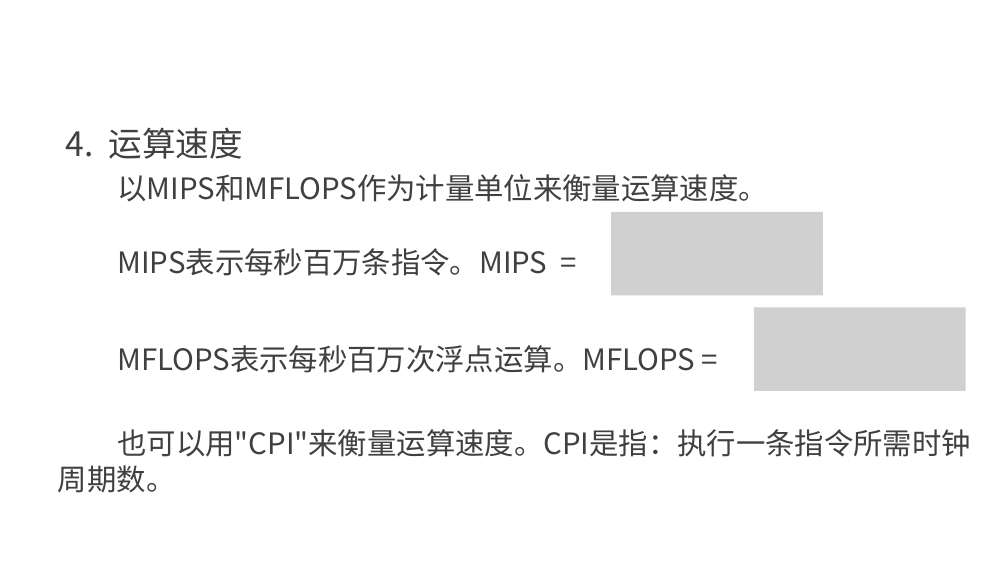
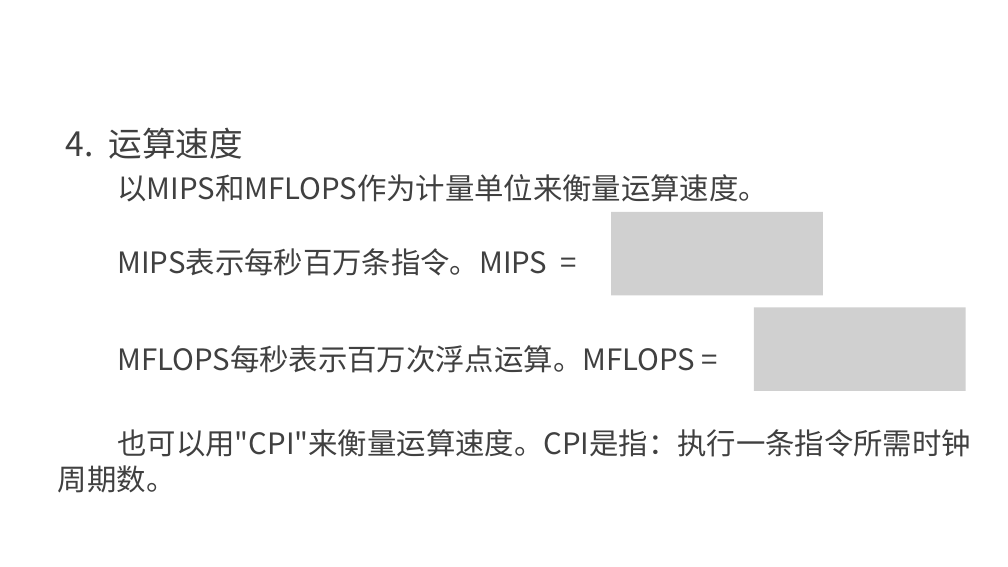
Before and after one commit to edu2act/course-computerIntroduction, a slide deck: slide 37 of materials/slides/ch01.pptx. Drawn at 1008x567 pixels with LibreOffice and Linux fonts; fonts in the diff are those of the drawing; grey boxes stand for pictures; background and template pictures are left out. Boxes give left, top, right and bottom in pixels: in the first picture for what was removed or moved away, otherwise in the second. Text is boxed around its words. In the diff, an @@ line names an element or a change of style, - is before the commit and + after.

```diff
--- a/materials/slides/ch01.pptx
+++ b/materials/slides/ch01.pptx
@@ text at [117, 345, 695, 373]: text changed @@
-MFLOPS表示每秒百万次浮点运算。MFLOPS =
+MFLOPS每秒表示百万次浮点运算。MFLOPS =
```
Also in this commit, not shown: 4 other slides changed, 3 other files.
